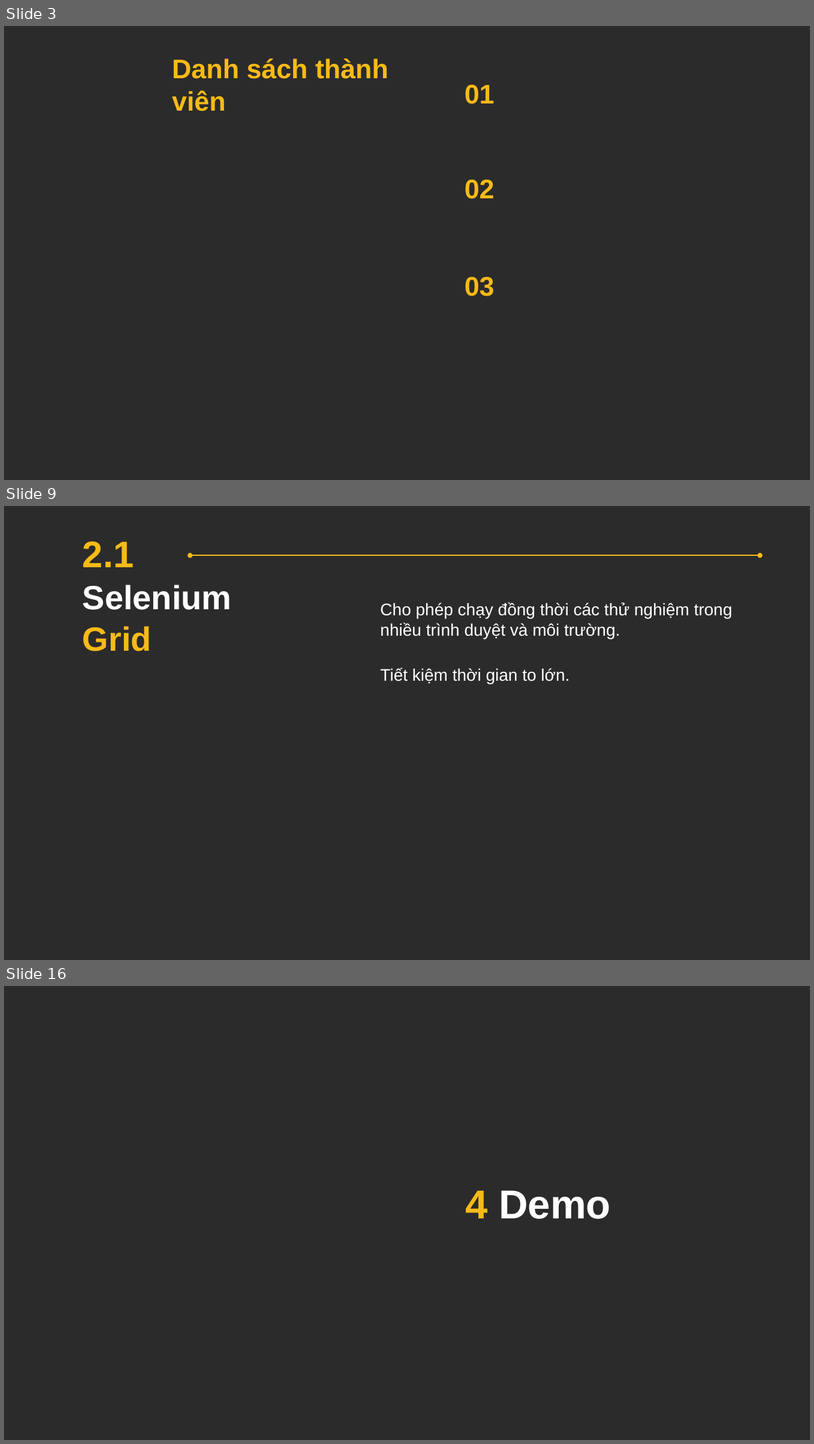
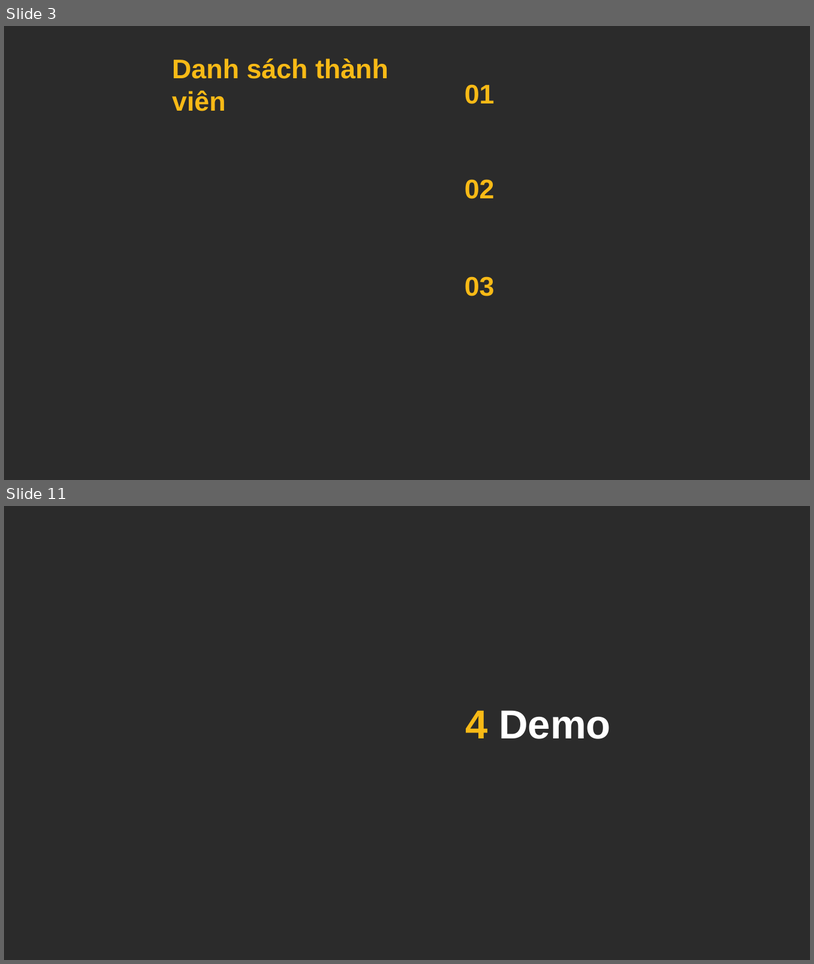
Before and after one commit to maxknowyou/npta, a slide deck: ThuyetTrinhBaoCaoMaNguonMo.pptx. Shown one above the other, each under a label of ours: slides 3, 9 and 16 before the commit, slides 3 and 11 after it; the slides between them are not shown. The pictures are 814x1444 and 814x964 pixels, drawn with LibreOffice and Linux fonts; fonts in the diff are those of the drawing; background and template pictures are left out; a plain dark background stands for a picture behind light text. Boxes give left, top, right and bottom in pixels: in the first picture for what was removed or moved away, otherwise in the second. Text is boxed around its words. In the diff, an @@ line names an element or a change of style, - is before the commit and + after.

```diff
--- a/ThuyetTrinhBaoCaoMaNguonMo.pptx
+++ b/ThuyetTrinhBaoCaoMaNguonMo.pptx
@@ slide 9 removed at [4, 506, 810, 960], background picture (left out) @@
@@ text removed at [83, 541, 232, 651] @@
-2.1
-Selenium
-Grid
@@ double arrow removed from (191, 556) to (761, 556) @@
@@ text removed at [380, 603, 733, 639] @@
-Cho phép chạy đồng thời các thử nghiệm trong nhiều trình duyệt và môi trường.
@@ text removed at [380, 667, 570, 684] @@
-Tiết kiệm thời gian to lớn.
@@ what was slide 16 is now slide 11 @@
```
Also in this commit, not shown: 2 slides changed, 7 slides added, 11 other slides removed.
